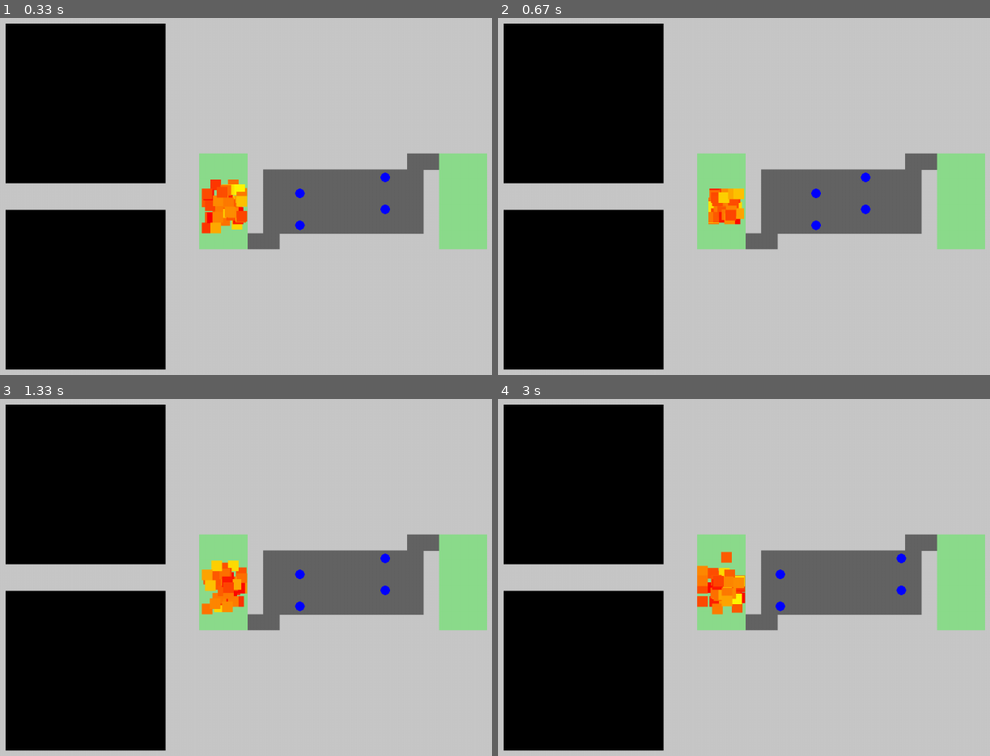
Above: before the commit, frames 1-4 (two rows, left to right).
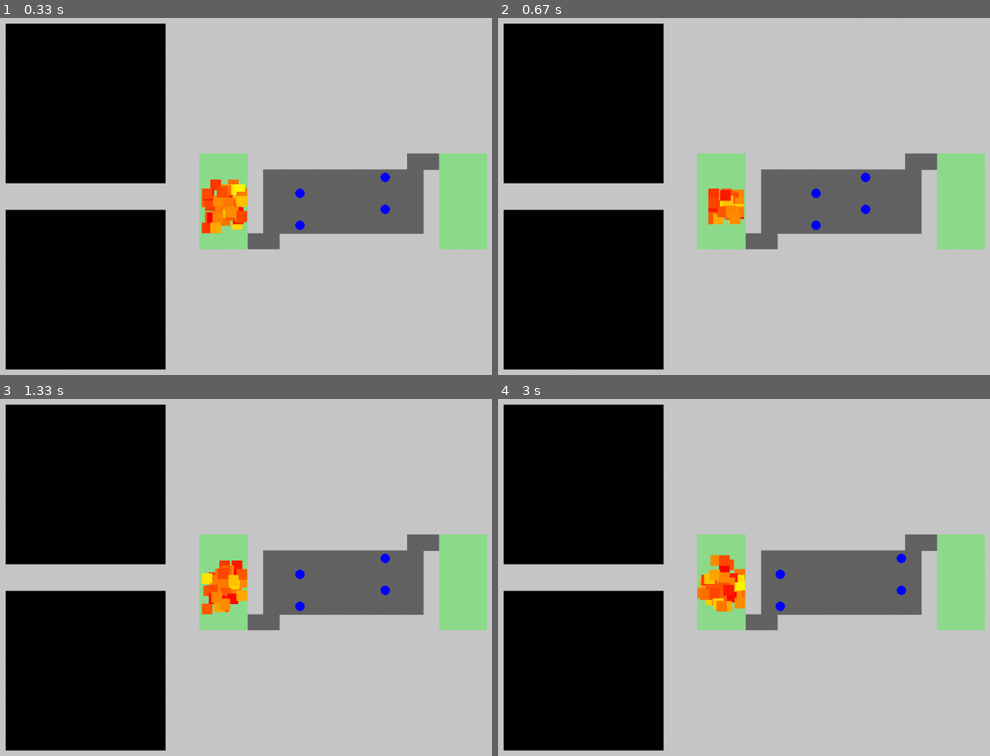
Above: after the commit, the same moments.

Repository: carolineap/hardest-pygame-ever
Game: pygame game, started from simulation_exchange_entire_population.py
Same seed, same stepped clock (60 frames per second), same inputs: the game is played once before the commit and once after it.
Inputs:
- Up to frame 1 (0.33 s): no input
- Up to frame 2 (0.67 s): no input
- Up to frame 3 (1.33 s): no input
- Up to frame 4 (3 s): no input

Frame 1 is identical in both runs. In frame 2, 0.5% of the frame differs, in the area x 42-50%, y 47-58%; in frame 3, 1.0%; in frame 4, 1.2%, in the area x 40-51%, y 42-61%.

Commit message:
Added more fixes

Diff:
--- a/genetic_algorithm/ga_exchange_entire_population.py
+++ b/genetic_algorithm/ga_exchange_entire_population.py
@@ -12,7 +12,7 @@
         self.win = False
 
     def fitness(self):
-        return self.poison + (1*self.best_position) + self.action_best_position #menor dist para o goal com o menor numero de acoes
+        return self.poison + (2 * self.best_position) # + self.action_best_position #menor dist para o goal com o menor numero de acoes
 #
 def crossover(s1, s2, point):
     return s1[:point] + s2[point:], s2[:point] + s1[point:]
--- a/simulation_one.py
+++ b/simulation_one.py
@@ -10,7 +10,7 @@
 
 
 def create_mean_graphic(time, pop_min, pop_max, pop_mean, ax_mean, fig_mean, fig_mean_file, index):
-	pop_error = [pop_max, pop_min]
+	pop_error = [pop_min, pop_max]
 	error_interval = (index // 50) + 1
 	ax_mean.errorbar(np.arange(index + 1), pop_mean, yerr=pop_error, errorevery=error_interval)
 	ax_mean.set_xlabel("geração")
@@ -56,7 +56,12 @@
 
 	d = int((state_size/2))
 
-	population = ga.create_initial_population(population_size, state_size, d)
+	if sim_type == 'entire':
+		population = ga_entire.create_initial_population(population_size, state_size, d)
+	elif sim_type == 'steady' or sim_type == 'roulette':
+		population = ga.create_initial_population(population_size, state_size, d)
+	else:
+		raise Exception("Sim type not defined")
 
 	best_win = None
 
@@ -101,17 +106,17 @@
 				if not best_win or population[i].fitness() > best_win.fitness():
 					best_win = population[i]
 
-			if not best or population[i].fitness() > best.fitness():
+			if not best or population[i].fitness() < best.fitness():
 				best = population[i]
 
-			if not worst or population[i].fitness() < worst.fitness():
+			if not worst or population[i].fitness() > worst.fitness():
 				worst = population[i]
 
 		population_mean = np.mean([p.fitness() for p in population])
 
 		pop_mean.append(population_mean)
-		pop_min_error.append(worst.fitness() - population_mean)
-		pop_max_error.append(population_mean - best.fitness())
+		pop_max_error.append(worst.fitness() - population_mean)
+		pop_min_error.append(population_mean - best.fitness())
 
 		pop_best.append(best.fitness())
 
@@ -195,5 +200,5 @@
 	i = 0
 	for p in population_size:
 		for t in sim_type:
-			simulate_game(seeds[i], p, sim_type=t, display=True, poison=False)
+			simulate_game(seeds[i], p, sim_type=t, display=True, poison=True)
 			i += 1
